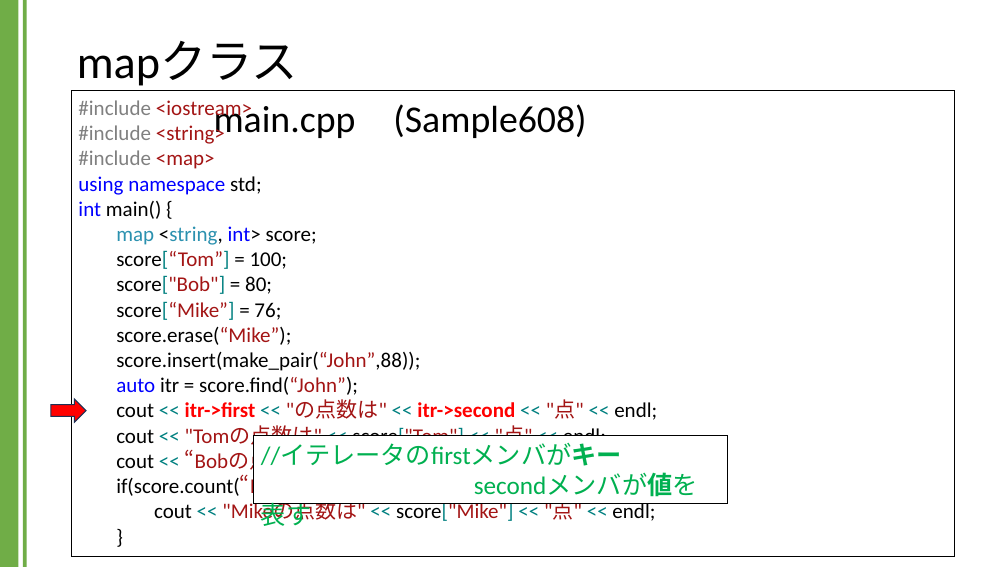
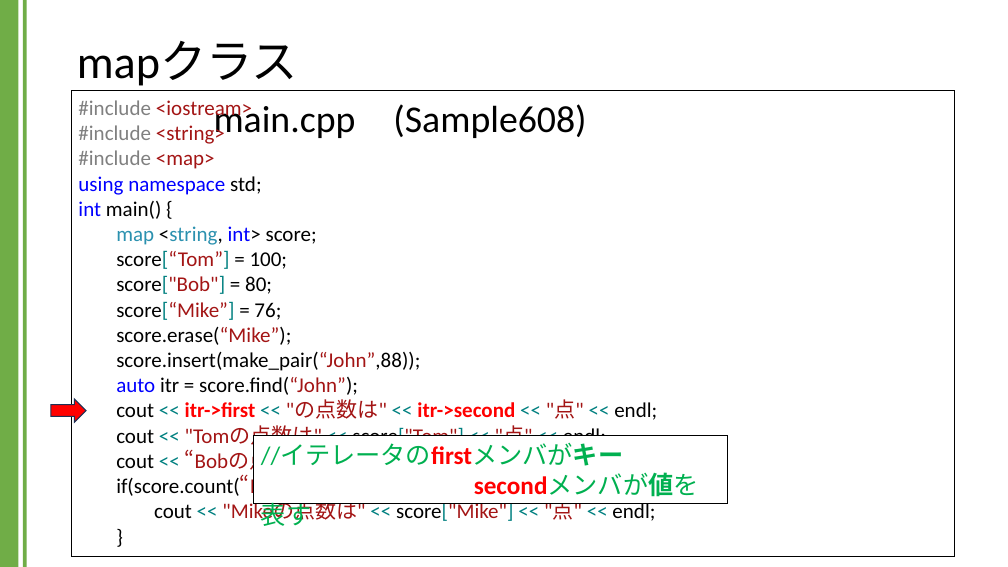
Before and after one commit to kic-murata/cpp2024, a slide deck: slide 9 of 授業資料/講義資料：Mapクラス.pptx. Drawn at 1008x567 pixels with LibreOffice and Linux fonts; fonts in the diff are those of the drawing. Boxes give left, top, right and bottom in pixels: in the first picture for what was removed or moved away, otherwise in the second. Text is boxed around its words. In the diff, an @@ line names an element or a change of style, - is before the commit and + after.

```diff
--- a/授業資料/講義資料：Mapクラス.pptx
+++ b/授業資料/講義資料：Mapクラス.pptx
@@ rectangle "//イテレータのfirstメンバがキー" at (x1=253, y1=436, x2=727, y2=504): text colour #00B050 to #FF0000, bold on in "//イテレータのfirstメンバがキー", "secondメンバが値を表す" @@
```
Also in this commit, not shown: 3 other slides changed, 2 slides added, 1 other file.
